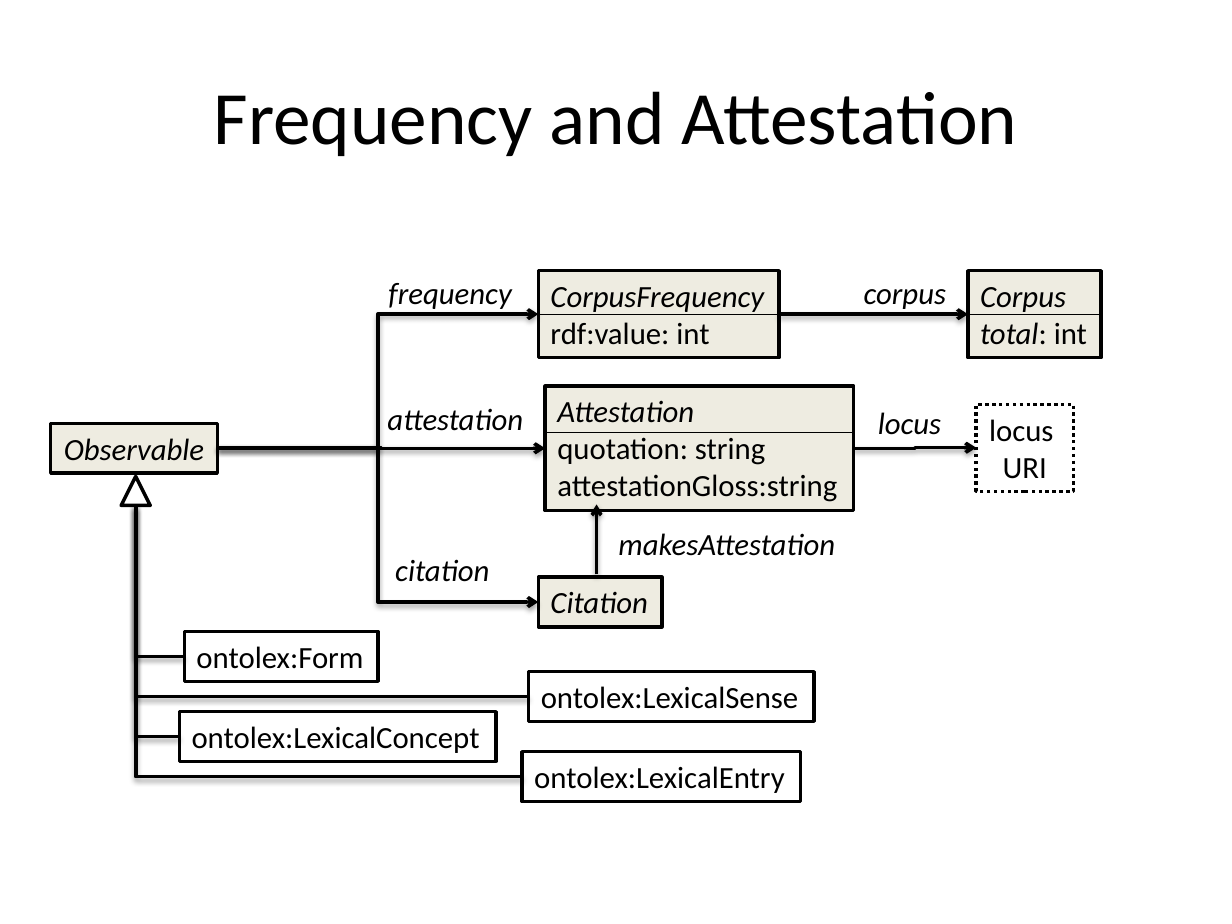
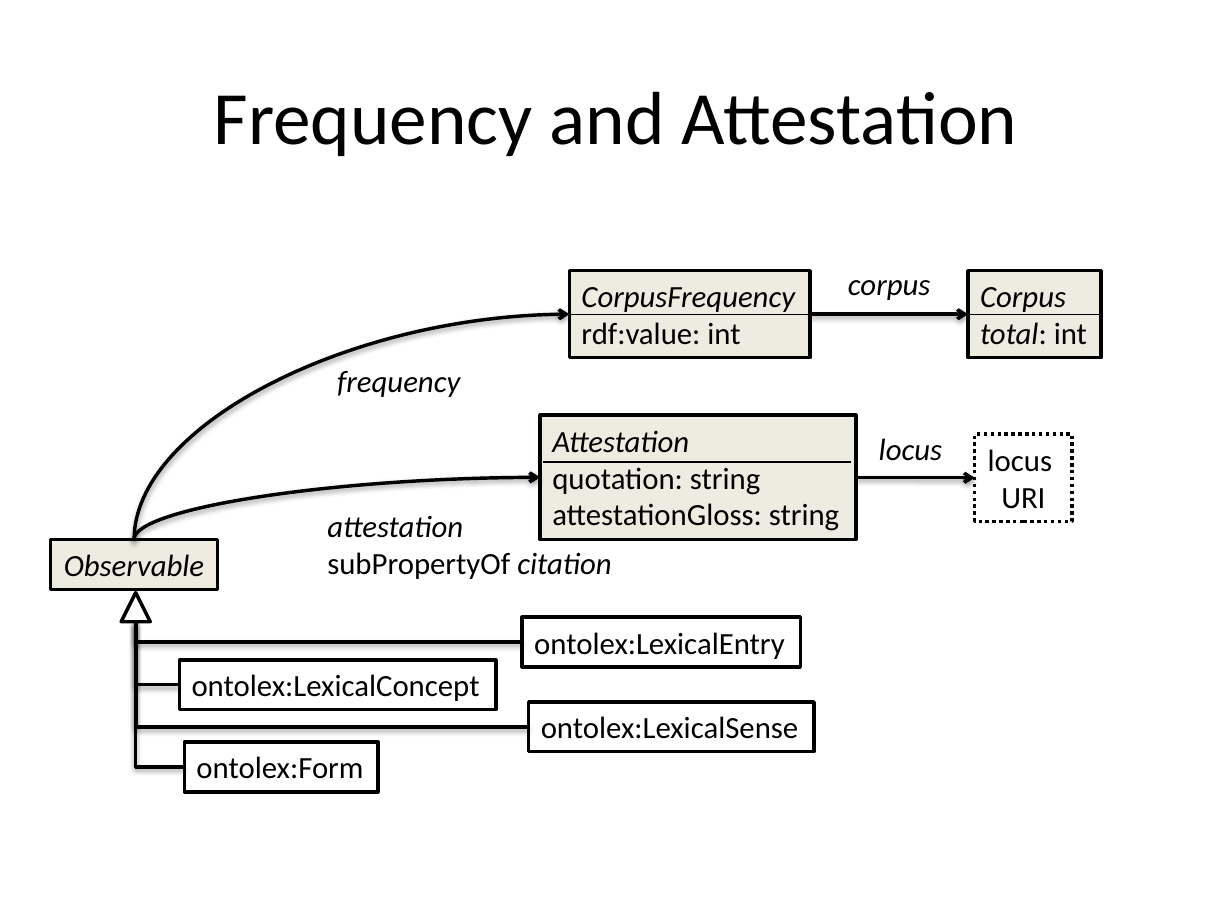
Before and after one commit to ontolex/frequency-attestation-corpus-information, a slide deck: slide 7 of img/source.pptx (slide 8 before the commit). Drawn at 1232x924 pixels with LibreOffice and Linux fonts; fonts in the diff are those of the drawing. Boxes give left, top, right and bottom in pixels: in the first picture for what was removed or moved away, otherwise in the second. Text is boxed around its words. In the diff, an @@ line names an element or a change of style, - is before the commit and + after.

```diff
--- a/img/source.pptx
+++ b/img/source.pptx
@@ text "corpus" moved from (x1=864, y1=289, x2=946, y2=309) to (x1=848, y1=280, x2=930, y2=300) @@
@@ rectangle "CorpusFrequency" moved from (x1=538, y1=271, x2=779, y2=359) to (x1=569, y1=271, x2=809, y2=359) @@
@@ curved arrow added from (134, 540) to (569, 314), #000000 2 pt @@
@@ elbow arrow removed from (217, 448) to (538, 314) @@
@@ line moved from (538, 314) - (779, 314) to (569, 314) - (809, 314) @@
@@ arrow moved from (779, 314) - (968, 314) to (809, 314) - (968, 314) @@
@@ text "frequency" moved from (x1=388, y1=283, x2=511, y2=309) to (x1=337, y1=371, x2=460, y2=397) @@
@@ text removed at (x1=387, y1=408, x2=523, y2=431) @@
-attestation
@@ rectangle "Attestation" resized from (x1=546, y1=386, x2=855, y2=510) to (x1=540, y1=415, x2=855, y2=540) @@
@@ elbow arrow removed from (217, 448) to (546, 448) @@
@@ elbow arrow removed from (217, 448) to (538, 602) @@
@@ text "locus" moved from (x1=878, y1=412, x2=941, y2=435) to (x1=879, y1=438, x2=942, y2=461) @@
@@ curved arrow added from (134, 540) to (540, 478), #000000 2 pt @@
@@ line moved from (546, 432) - (854, 432) to (543, 462) - (851, 462) @@
@@ 2 rectangles, 1 elbow arrow moved together from (x1=529, y1=404, x2=1073, y2=721) to (x1=529, y1=434, x2=1072, y2=752) @@
@@ text in rectangle at (x1=552, y1=503, x2=839, y2=531): spaces changed @@
-attestationGloss:string
+attestationGloss: string
@@ elbow arrow removed from (596, 574) to (596, 505) @@
@@ text at (x1=327, y1=515, x2=611, y2=579): text changed @@
-citation
+attestation
+subPropertyOf citation
@@ text removed at (x1=618, y1=533, x2=835, y2=556) @@
-makesAttestation
@@ rectangle "Observable" moved from (x1=51, y1=424, x2=217, y2=473) to (x1=51, y1=540, x2=217, y2=589) @@
@@ triangle moved from (x1=121, y1=477, x2=150, y2=506) to (x1=121, y1=593, x2=150, y2=622) @@
@@ rectangle removed at (x1=538, y1=577, x2=662, y2=626) @@
-Citation
@@ elbow line moved from (136, 505) - (522, 776) to (136, 622) - (522, 642) @@
@@ elbow line moved from (136, 505) - (529, 696) to (136, 622) - (529, 727) @@
@@ elbow line moved from (136, 505) - (185, 657) to (136, 622) - (185, 768) @@
@@ elbow line moved from (136, 505) - (180, 737) to (136, 622) - (180, 685) @@
@@ rectangle "ontolex:LexicalEntry" moved from (x1=522, y1=752, x2=801, y2=801) to (x1=522, y1=617, x2=801, y2=667) @@
@@ rectangle "ontolex:LexicalConcept" moved from (x1=180, y1=712, x2=496, y2=761) to (x1=180, y1=660, x2=496, y2=710) @@
@@ rectangle "ontolex:Form" moved from (x1=185, y1=632, x2=378, y2=681) to (x1=185, y1=742, x2=378, y2=791) @@
```
Also in this commit, not shown: 1 other slide changed, 1 slide removed.
